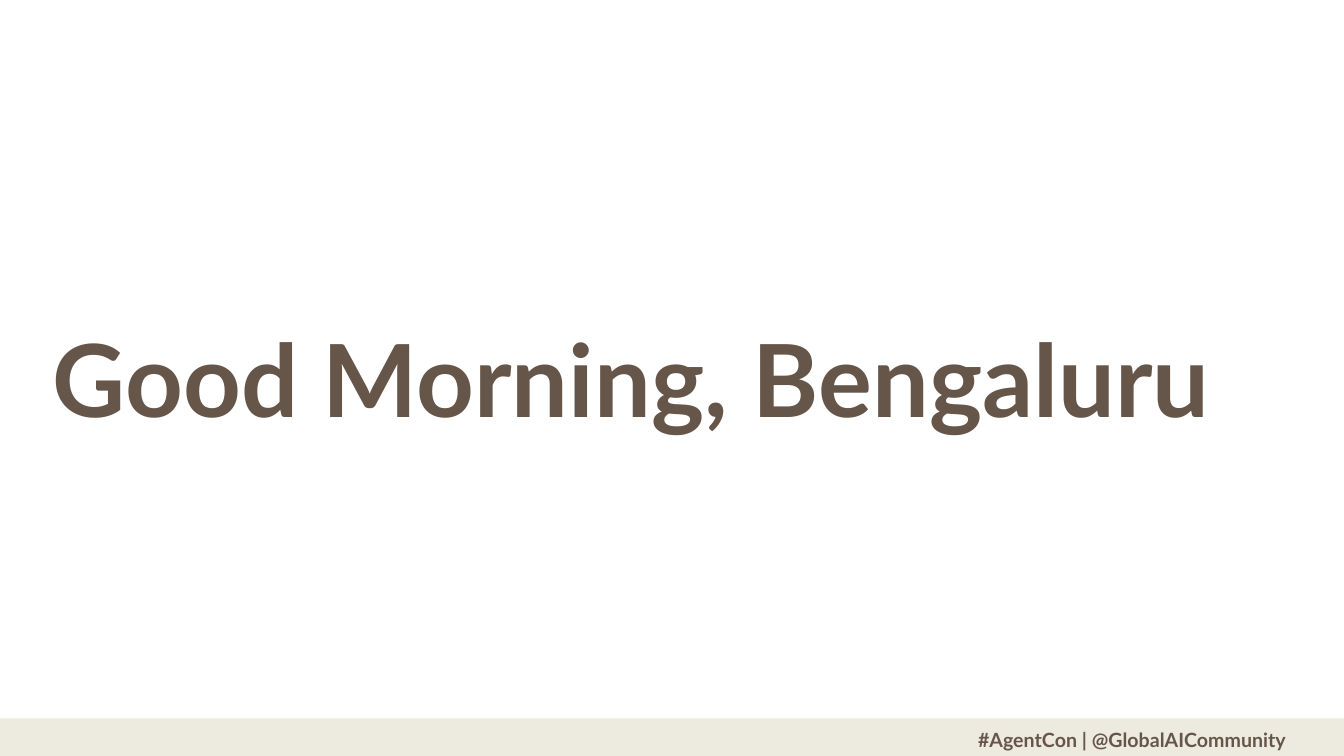
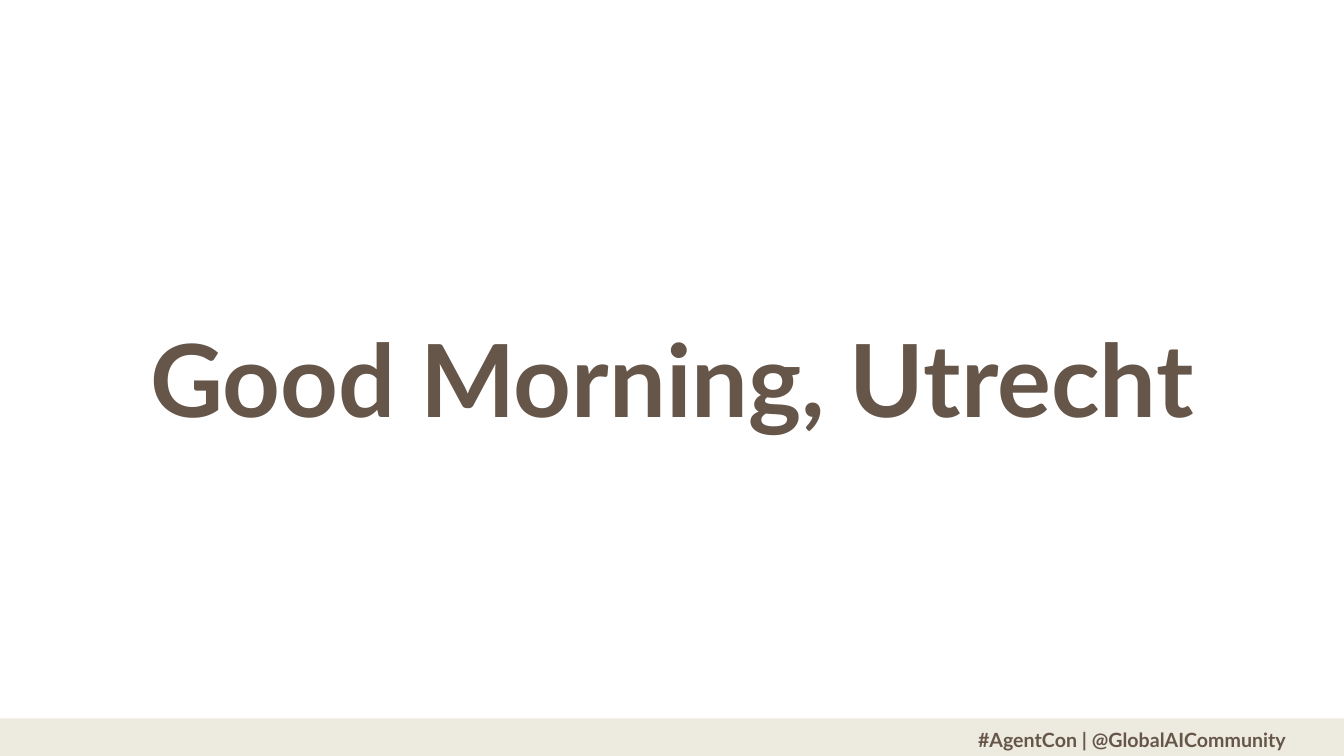
Before and after one commit to GlobalAICommunity/AgentCon, a slide deck: slide 2 of branding/wave-3/Utrecht/AgentCon-Opening Deck.pptx. Drawn at 1344x756 pixels with LibreOffice and Linux fonts; fonts in the diff are those of the drawing; background and template pictures are left out. Boxes give left, top, right and bottom in pixels: in the first picture for what was removed or moved away, otherwise in the second. Text is boxed around its words. In the diff, an @@ line names an element or a change of style, - is before the commit and + after.

Commit message:
Update AgentCon opening deck (Utrecht)
Replace/update the AgentCon-Opening Deck PowerPoint under branding/wave-3/Utrecht. This is a binary PPTX file update (no textual diff); likely contains content or design changes to the opening presentation.

```diff
--- a/branding/wave-3/Utrecht/AgentCon-Opening Deck.pptx
+++ b/branding/wave-3/Utrecht/AgentCon-Opening Deck.pptx
@@ text at (150,342,1194,435): text changed @@
-Good Morning, Bengaluru
+Good Morning, Utrecht
```
Also in this commit, not shown: 1 other slide changed, 1 slide removed.
